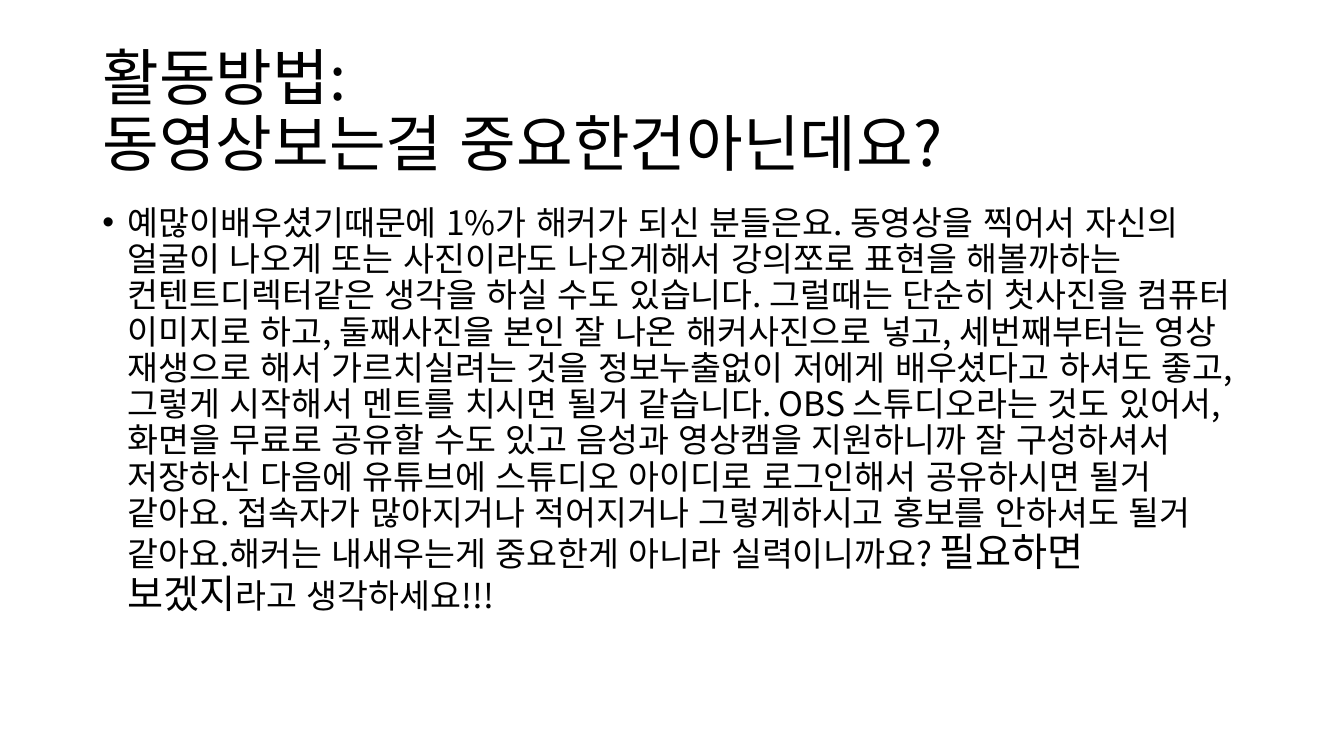
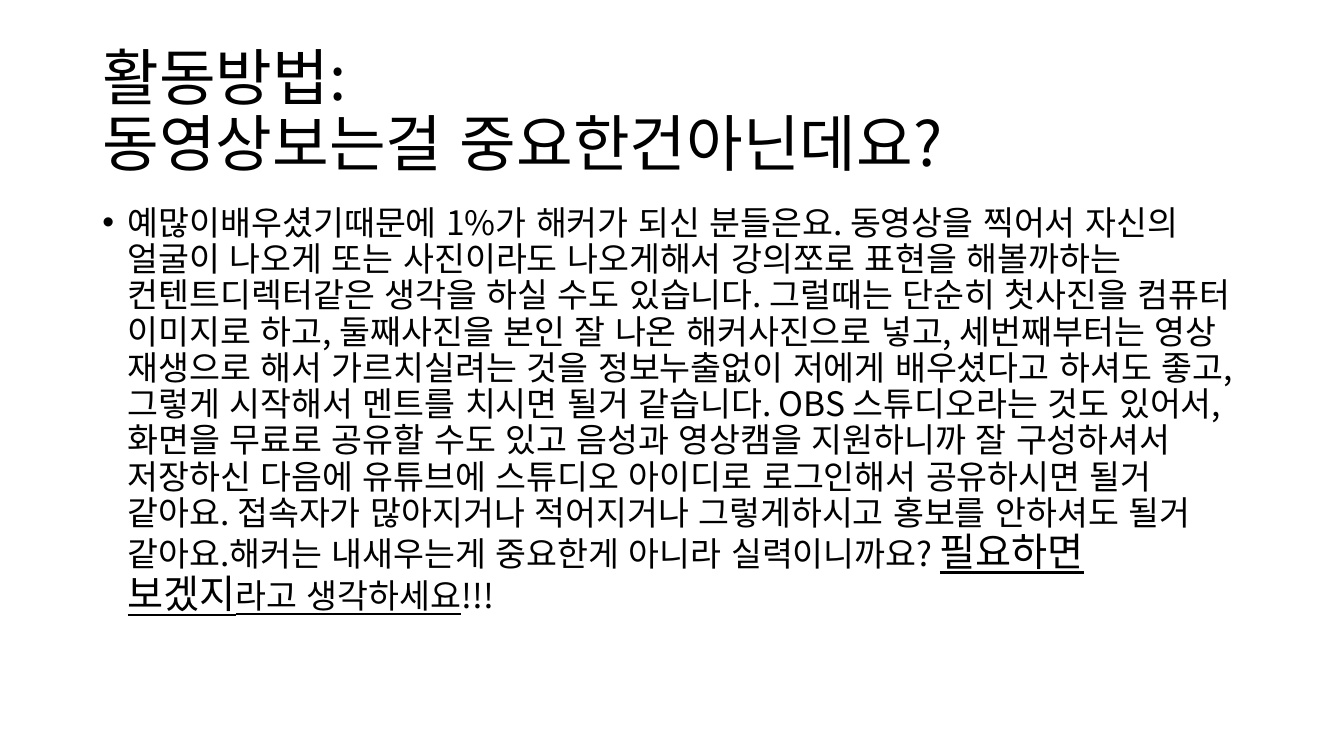
Before and after one commit to tkopppop/CveSs, a slide deck: slide 8 of 천리안적인정경주의혜안.pptx. Drawn at 1344x756 pixels with LibreOffice and Linux fonts; fonts in the diff are those of the drawing. Boxes give left, top, right and bottom in pixels: in the first picture for what was removed or moved away, otherwise in the second. Text is boxed around its words. In the diff, an @@ line names an element or a change of style, - is before the commit and + after.

```diff
--- a/천리안적인정경주의혜안.pptx
+++ b/천리안적인정경주의혜안.pptx
@@ text "예많이배우셨기때문에 1%가 해커가 되신 분들은요. ..." at (128, 207, 1232, 616): underline on in "필요하면 보겠지라고 생각하세요!!!" @@
```
Also in this commit, not shown: 4 other slides changed.
